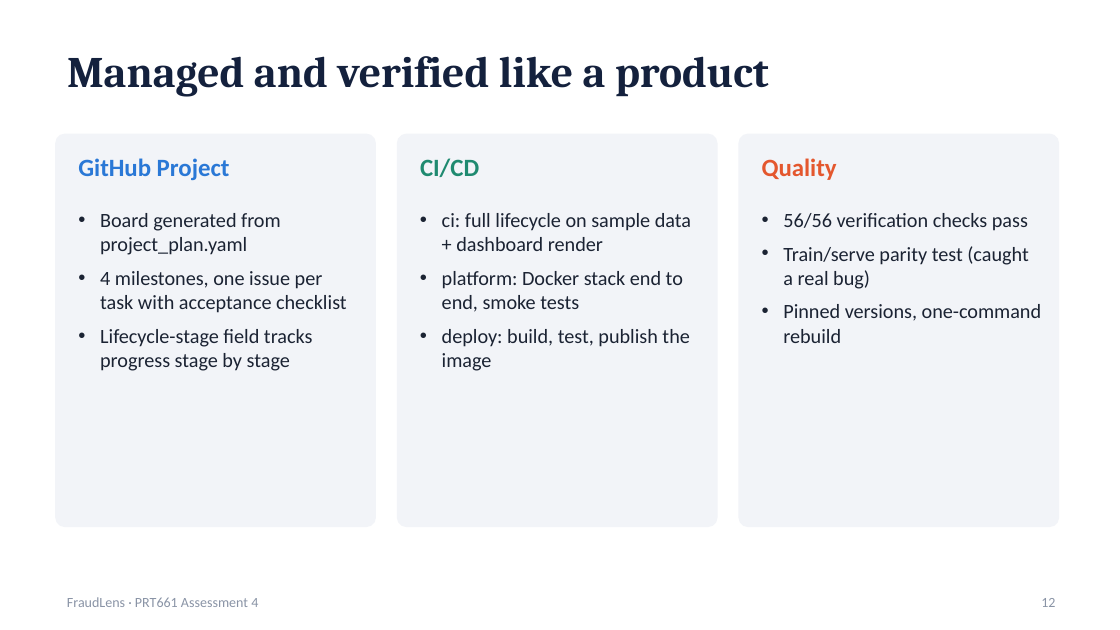
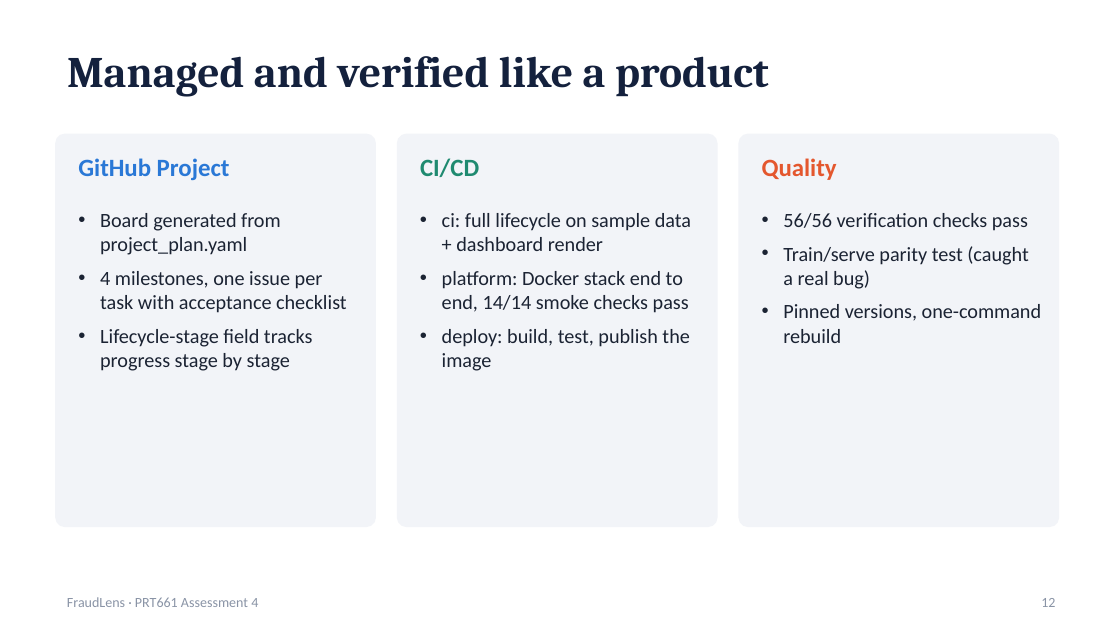
Before and after one commit to anasua2905/fraudlens-or-credit-card-fraud-detection, a slide deck: slide 12 of deliverables/FraudLens_Final_Presentation.pptx. Drawn at 1120x630 pixels with LibreOffice and Linux fonts; fonts in the diff are those of the drawing. Boxes give left, top, right and bottom in pixels: in the first picture for what was removed or moved away, otherwise in the second. Text is boxed around its words. In the diff, an @@ line names an element or a change of style, - is before the commit and + after.

Commit message:
Record the verified platform run in the docs, report and deck

```diff
--- a/deliverables/FraudLens_Final_Presentation.pptx
+++ b/deliverables/FraudLens_Final_Presentation.pptx
@@ text at (x1=442, y1=271, x2=689, y2=313): text changed @@
-• platform: Docker stack end to end, smoke tests
+• platform: Docker stack end to end, 14/14 smoke checks pass
```
Also in this commit, not shown: 9 other files.
